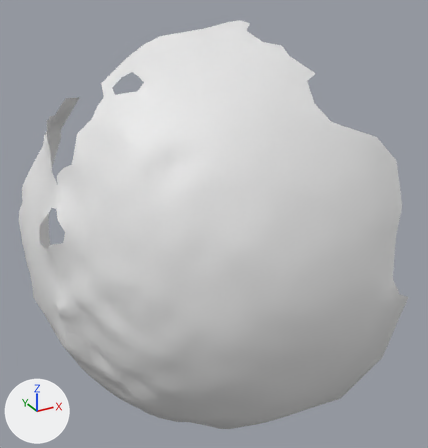
Two versions of the OBJ model res/final/onecam_fullvolume/10/cleanedup/FullVolium.000205.obj, one commit apart.
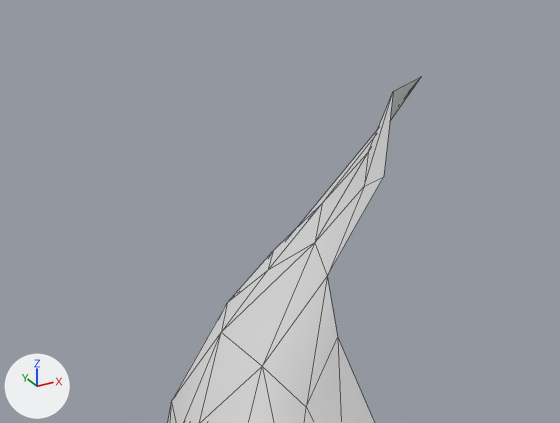
Each version appears first whole from a 50 mm lens placed at (-55.4, -685.0, -38.0), pointed at (41.8, -508.2, -126.3), and next in a close-up from a 50 mm lens placed at (-15.2, -484.0, -76.6), pointed at (-5.3, -466.0, -85.5). The lights are fixed; the arrows at lower left show +X, +Y and +Z. The close-ups show mesh edges as thin lines. Where no turn or scale is listed for an object, it has been applied to the vertices.

Objects in the first close-up: 'FullVolium.000205'.
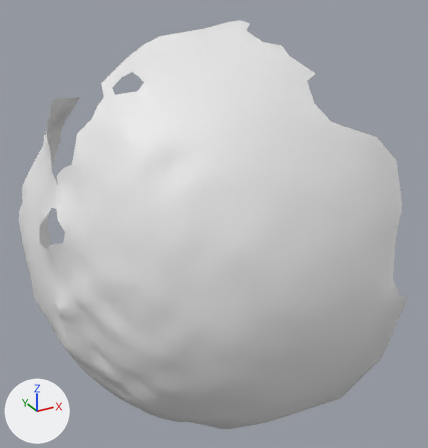
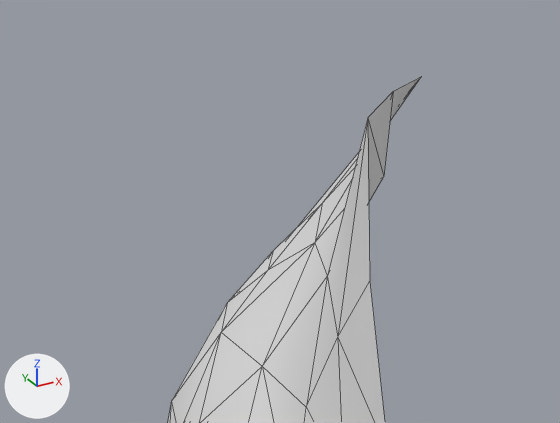
What changed in the scene script:
```text
Change me_fullvolium_000205:
    where me_fullvolium_000205.from_pydata(...)  # 1300 vertices, 2516 faces; spans x -23.0..82.0, y -572.0..-439.0, z -214.0..-56.0
    used by ob_fullvolium_000205; location = (0.0, 0.0, 0.0)
    verts and faces of me_fullvolium_000205; kept vertices keep their numbers, new ones are numbered from 1300
    before: 1076 (5.0, -458.0, -85.0) at pixel (393, 91), 1087 (-1.0, -462.0, -90.0) at pixel (327, 276), 1199 (-4.0, -468.0, -89.0) at pixel (337, 337), 1238 (-6.0, -472.0, -89.0), 1239 (1.0, -462.0, -87.0) at pixel (383, 176)
    me_fullvolium_000205 part 1
    add verts[1300] = (-1.0, -464.0, -84.0)  # pixel (367, 117)
    add verts[1301] = (-5.0, -470.0, -86.0)  # pixel (369, 281)
    add faces += [(1199, 1238, 1301), (1199, 1301, 1300), (1087, 1300, 1239), (1087, 1199, 1300), (1076, 1239, 1300)]
```

Location of each change, [x1, y1, x2, y2] in pixels of the close-ups (560 x 423 px):
part 1 of me_fullvolium_000205, added
    after: [327, 92, 393, 423]
